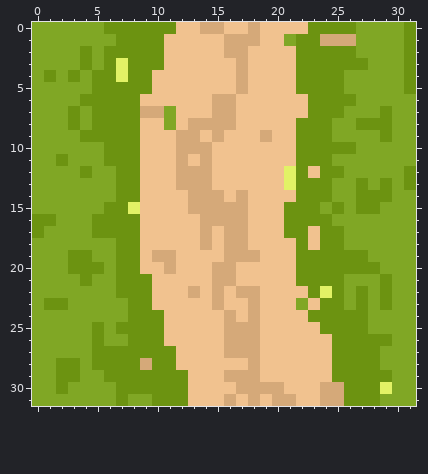
Edited in one commit: pixel-art sprite (Assets/Sprites/Path tile.png). Above is the file before it was changed.
The file is 32x32 pixels.
And afterwards:
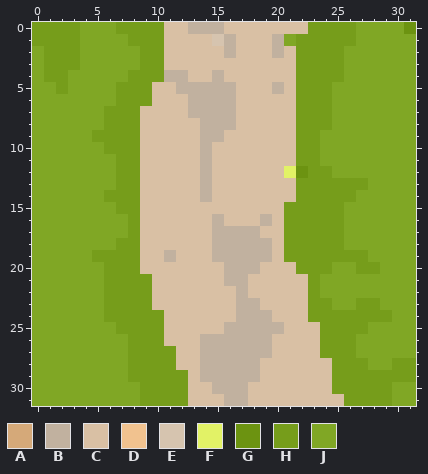
Palette (. is transparent): A #d5a979  B #c1b19f  C #d9c0a4  D #f1c28f  E #d6c4af  F #e2f266  G #6c9311  H #769d1b  J #80a725
Diff:
Changed rows in their new state; - is an unchanged pixel.
first column x 0:
 0 HHHH--JHHHHCCBBBCCCCCCCHHHH-----
 1 HHHH---JHHHCCCCEBCCCB-HHHHH----J
 2 -HHHJ-JJJHHCCCCCBCCCBCHHHHJ----J
 3 -HHHJ-JJJHHCCCCCCCCCCCHHHHJJ---J
 4 -HHJ-JJJHHHBBCCBCCCCCCHHHH-----J
 5 --H--JJHHHCCBBBBBCCCBCHHHJ-----J
 6 ----JJJHHHCCCBBBBCCCCCHHHJJ-----
 7 ---J-JHHHCCCCBBBBCCCCCHHHJ---J--
 8 ---J-JHHHCCCCCBBBCCCCCHHH--JJJ--
 9 ----JHHHHCCCCCBBCCCCCCHHJ----J--
10 ------HHHCCCCCBCCCCCCCHHJJJ-----
11 --J---JHHCCCCCBCCCCCCCHHJ-------
12 ----J--HHCCCCCBCCCCCC--HHJ-----J
13 -------HHCCCCCBCCCCCCCHHHHHH-J-J
14 ------HHHCCCCCBCCCCCCCHHHHHJJJ--
15 ------JHHCCCCCCCCCCCCHHHHH-JJ---
16 JJ---JJJHCCCCCCBCCCBCHHHHH------
17 J----JJJHCCCCCCBBBBCCHHHHH------
18 -------HHCCCCCCBBBBBCHHHHH------
19 ---JJHHHHCCBCCCBBBBBCHHHHHHH----
20 ---JJJHHHCCCCCCCBBBCCCHHHJJHH---
21 ----J-HHHHCCCCCCBBCCCCCHJJ---J--
22 ------HHHHCCCCCCCBCCCCCHJJ-J-J--
23 -JJ---HHHHCCCCCCCBBCCCCHHJ-HHJ--
24 ------HHHHHCCCCCCBBBCCCHHHHHHH--
25 -----J-HHHHCCCCCBBBBBCCCHHHH----
26 -----J--HHHCCCBBBBBBCCCCHHHJJJ--
27 -----JJJHHHHCCBBBBBBCCCCHHHJJ---
28 --JJ-JJJHHHHCCBBBBBCCCCCCHHHJ-HH
29 --JJ--JJHHHHHCBBBBBCCCCCCHHHHHHH
30 --J----JJHHHHCCBBBCCCCCCCHHHHH--
31 -------J-HHHHCCCBBCCCCCCCCHHHH--
Changed places in both pictures, as pixel boxes (x1, y1, x2, y2):
changed: (32, 22, 416, 406)
